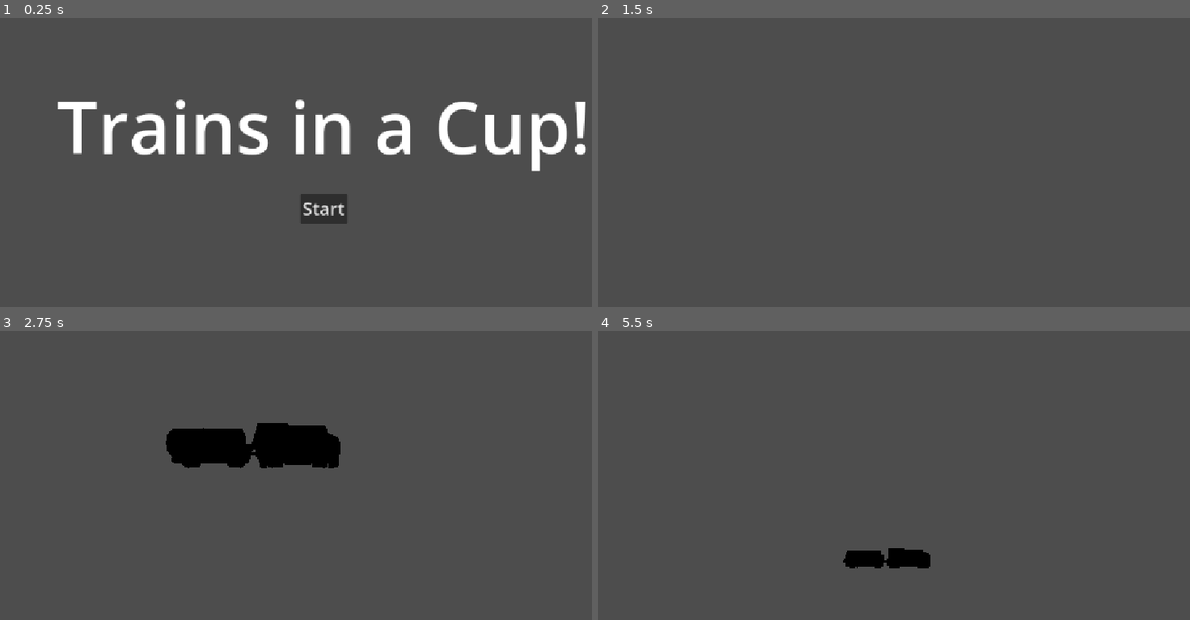
Above: before the commit, frames 1-4 (two rows, left to right).
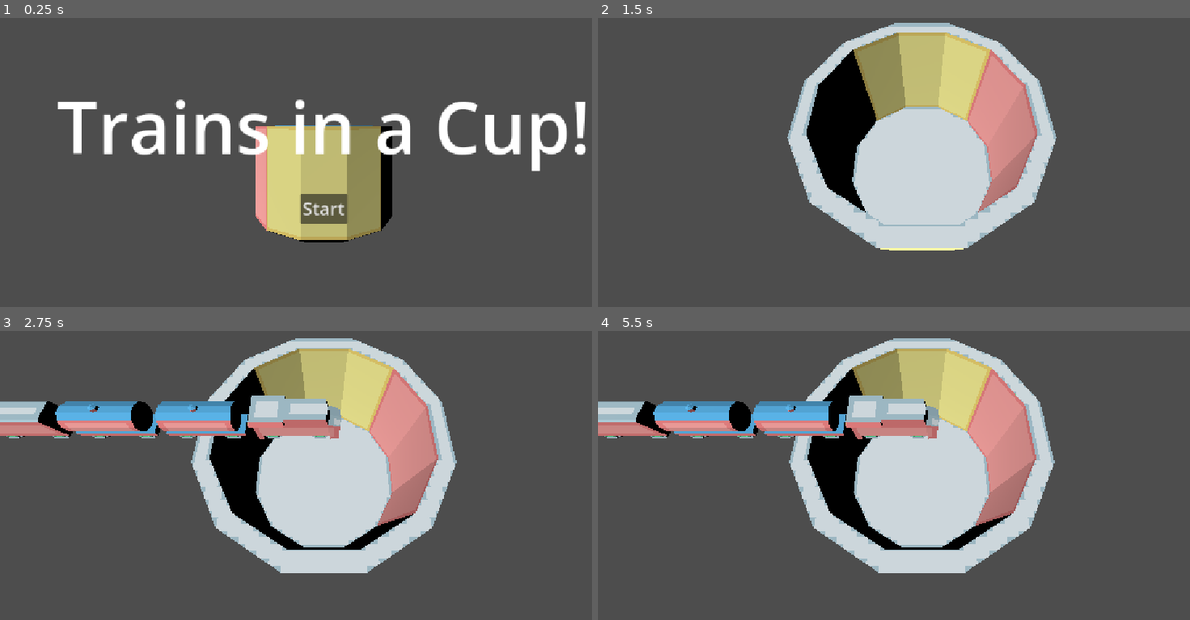
Above: after the commit, the same moments.

Repository: AlexGarbus/trains-in-a-cup
Game: Godot game, scene res://main/main.tscn
Two runs of this game, one before a commit and one after it. Both use one fixed random seed, a clock stepped at 60 frames per second and the inputs below.
Inputs (mouse positions are in pixels of both pictures, inside the frame that each line leads up to):
- Up to frame 1 (0.25 s): no input
- Up to frame 2 (1.5 s): click "Start" at 0.5 s; move the mouse to (1065, 107) at 1.27 s; click (1065, 107) at 1.42 s
- Up to frame 3 (2.75 s): drag from (195, 455) to (290, 510) at 2.02 s
- Up to frame 4 (5.5 s): move the mouse to (988, 357) at 2.77 s; click (988, 357) at 2.92 s; drag from (888, 510) to (728, 383) at 3.52 s; move the mouse to (1113, 492) at 4.27 s; click (1113, 492) at 4.42 s; drag from (728, 383) to (822, 348) at 5.02 s

The runs differ from the first frame. In frame 1, 8.1% of the frame differs, in the area x 43-67%, y 37-78%; in frame 2, 28%; in frame 3, 32%; in frame 4, 32%, in the area x 0-78%, y 2-84%.

Commit message:
Train dragging & cup

Diff:
--- a/main/main.tscn
+++ b/main/main.tscn
@@ -1,10 +1,11 @@
-[gd_scene load_steps=11 format=3 uid="uid://cg0gvfli3gkcy"]
+[gd_scene load_steps=12 format=3 uid="uid://cg0gvfli3gkcy"]
 
 [ext_resource type="Script" uid="uid://bgc5wv3f2lkxf" path="res://main/main.gd" id="1_0xm2m"]
 [ext_resource type="PackedScene" uid="uid://c083x5lgy3q8n" path="res://user_interface/title/title.tscn" id="1_ig7tw"]
 [ext_resource type="Script" uid="uid://cmtatktv0o7t4" path="res://main/camera.gd" id="2_xwkvk"]
 [ext_resource type="Script" uid="uid://cc46m1klcw5ea" path="res://main/canvas.gd" id="3_c651c"]
 [ext_resource type="Script" uid="uid://icdp0caamr63" path="res://main/spawner.gd" id="5_0i4oc"]
+[ext_resource type="PackedScene" uid="uid://l1cp0s48u0o0" path="res://objects/cup/cup.glb" id="5_bsumw"]
 [ext_resource type="PackedScene" uid="uid://bnky8om8f4lf5" path="res://objects/train/steam/steam.tscn" id="6_bsumw"]
 [ext_resource type="PackedScene" uid="uid://clgvnnx2n0m6t" path="res://objects/train/diesel/diesel.tscn" id="7_fwcvl"]
 [ext_resource type="PackedScene" uid="uid://dj8jdq5wy150e" path="res://objects/train/box/box.tscn" id="8_na0o7"]
@@ -14,22 +15,28 @@
 [node name="Main" type="Node"]
 script = ExtResource("1_0xm2m")
 
+[node name="CanvasLayer" type="CanvasLayer" parent="."]
+script = ExtResource("3_c651c")
+
+[node name="Title" parent="CanvasLayer" instance=ExtResource("1_ig7tw")]
+
 [node name="Camera3D" type="Camera3D" parent="."]
-transform = Transform3D(1, 0, 0, 0, 0.707107, 0.707107, 0, -0.707107, 0.707107, 0, 30, 30)
+transform = Transform3D(1, 0, 0, 0, 0.406737, 0.913545, 0, -0.913545, 0.406737, 0, 0, 0)
 script = ExtResource("2_xwkvk")
 
 [node name="CameraMarker1" type="Marker3D" parent="."]
 unique_name_in_owner = true
-transform = Transform3D(1, 0, 0, 0, 1, 0, 0, 0, 1, 0, 0, 45)
+transform = Transform3D(1, 0, 0, 0, 1, 0, 0, 0, 1, 0, 0, 90)
 
 [node name="CameraMarker2" type="Marker3D" parent="."]
 unique_name_in_owner = true
-transform = Transform3D(1, 0, 0, 0, 0.707107, 0.707107, 0, -0.707107, 0.707107, 0, 30, 30)
+transform = Transform3D(1, 0, 0, 0, 0.406737, 0.913546, 0, -0.913546, 0.406737, 0, 41, 20)
 
-[node name="CanvasLayer" type="CanvasLayer" parent="."]
-script = ExtResource("3_c651c")
+[node name="DirectionalLight3D" type="DirectionalLight3D" parent="."]
+transform = Transform3D(-0.707107, -0.5, -0.5, -6.18172e-08, -0.707107, 0.707107, -0.707107, 0.5, 0.5, 0, 0, 0)
 
-[node name="Title" parent="CanvasLayer" instance=ExtResource("1_ig7tw")]
+[node name="Cup" parent="." instance=ExtResource("5_bsumw")]
+transform = Transform3D(1, 0, 0, 0, 1, 0, 0, 0, 1, 0, -34, 0)
 
 [node name="Spawner" type="Node" parent="."]
 script = ExtResource("5_0i4oc")
--- a/main/spawner.gd
+++ b/main/spawner.gd
@@ -15,11 +15,10 @@
 
 
 func spawn_trains() -> void:
-	var length := randi_range(min_length, max_length) - 1
+	var length := randi_range(min_length, max_length)
 	var transform: Transform3D = spawn_points.pick_random().transform
-	var current_train: RigidBody3D
+	var current_train := _spawn_train(front_trains.pick_random(), transform)
 	var previous_train: RigidBody3D
-	current_train = _spawn_train(front_trains.pick_random(), transform)
 	for i in range(0, length):
 		transform = transform.translated_local(Vector3.FORWARD * spacing)
 		var train_scene: PackedScene = middle_trains.pick_random()
@@ -29,11 +28,7 @@
 			else:
 				train_scene = rear_trains.pick_random()
 		previous_train = current_train
-		current_train = _spawn_train(
-			train_scene,
-			transform,
-			previous_train
-		)
+		current_train = _spawn_train(train_scene, transform, previous_train)
 	current_train.disable_joint()
 
 
--- a/objects/train/base.tscn
+++ b/objects/train/base.tscn
@@ -2,7 +2,8 @@
 
 [ext_resource type="Script" uid="uid://bp6sw5n34exvl" path="res://objects/train/train.gd" id="1_eox5q"]
 
-[node name="Base" type="RigidBody3D" groups=["train"]]
+[node name="Base" type="RigidBody3D"]
+freeze = true
 script = ExtResource("1_eox5q")
 
 [node name="CollisionShape3D" type="CollisionShape3D" parent="."]
--- a/objects/train/train.gd
+++ b/objects/train/train.gd
@@ -1,25 +1,28 @@
 extends RigidBody3D
 
 
-enum Type {
-	STEAM,
-	DIESEL,
-	CABOOSE,
-	BOX,
-	TANK
-}
-
-enum State { WAIT, DRAG, FALL, DESTROY }
-
-@export var type: Type
+enum State {WAIT, DRAG, FALL, DESTROY}
 
 @onready var joint := $Joint
 
 var state := State.WAIT
 
+var front_train: RigidBody3D
+var rear_train: RigidBody3D
+
+
+func _unhandled_input(event: InputEvent) -> void:
+	if state == State.DRAG:
+		if event is InputEventMouseButton and event.is_released():
+			_enter_fall_state()
+		elif event is InputEventMouseMotion:
+			_move_to_mouse(event)
+
 
 func attach_train(other: RigidBody3D) -> void:
 	joint.node_b = other.get_path()
+	rear_train = other
+	other.front_train = self
 
 
 func disable_joint() -> void:
@@ -30,6 +33,7 @@
 
 func _enter_drag_state() -> void:
 	state = State.DRAG
+	_call_on_all_trains("_enter_fall_state")
 	freeze = true
 
 
@@ -38,17 +42,32 @@
 	freeze = false
 
 
+func _call_on_all_trains(method: StringName, include_self := false) -> void:
+	if include_self:
+		call(method)
+	var first := front_train
+	var last := rear_train
+	while first:
+		first.call(method)
+		first = first.front_train
+	while last:
+		last.call(method)
+		last = last.rear_train
+
+
+func _move_to_mouse(event: InputEventMouseMotion) -> void:
+	var camera := get_viewport().get_camera_3d()
+	var ray_origin := camera.project_ray_origin(event.position)
+	var ray_direction := camera.project_ray_normal(event.position)
+	var intersect_position: Vector3 = Plane(Vector3.UP).intersects_ray(
+		ray_origin,
+		ray_direction
+	)
+	global_position = intersect_position + Vector3.UP * global_position.y
+
+
 func _on_input_event(camera: Node, event: InputEvent, event_position: Vector3,
 	normal: Vector3, shape_idx: int
 ) -> void:
-	if event is InputEventMouseButton:
-		if event.is_pressed() and state == State.WAIT:
-			_enter_drag_state()
-		elif event.is_released() and state == State.DRAG:
-			_enter_fall_state()
-	elif event is InputEventMouseMotion and state == State.DRAG:
-		global_position = Vector3(
-			event_position.x,
-			global_position.y,
-			event_position.z
-		)
+	if event is InputEventMouseButton and event.is_pressed() and state == State.WAIT:
+		_enter_drag_state()
Binary file added: objects/cup/cup.glb
Not shown, added: objects/cup/cup.glb.import
Binary file added: objects/cup/cup_0.png
Not shown, added: objects/cup/cup_0.png.import
